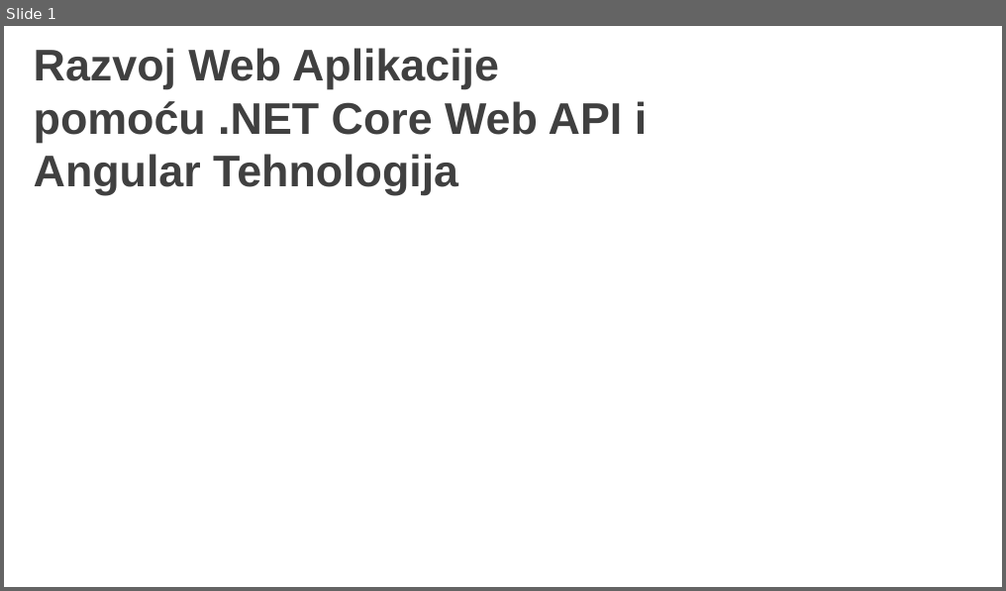
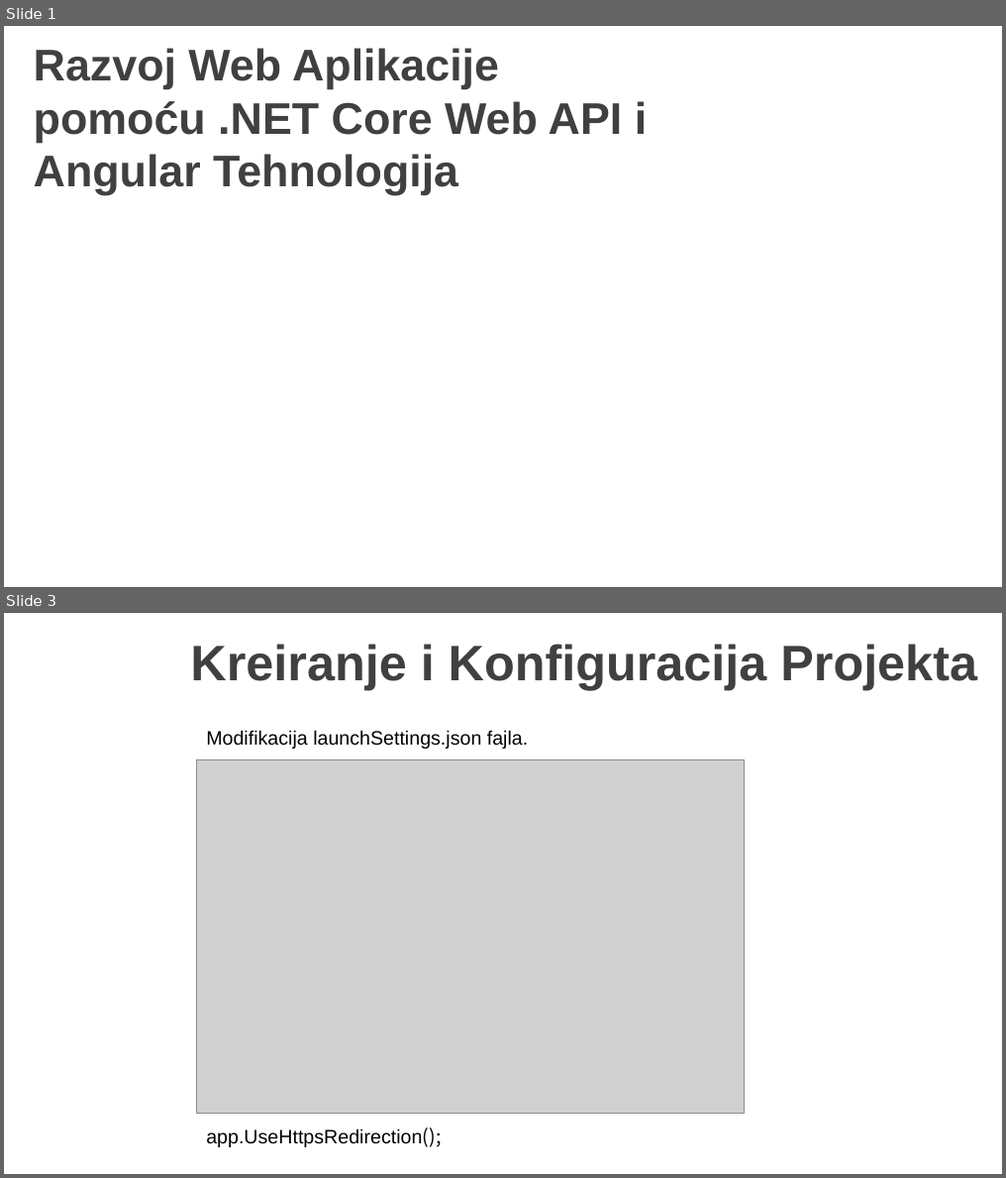
Before and after one commit to MarinkoSpasojevic/predavanje-netcore-angular, a slide deck: .NET Core i Angular Web Dev.pptx. Shown one above the other, each under a label of ours: slide 1 before the commit, slides 1 and 3 after it; the slides between them are not shown. The pictures are 1006x591 and 1006x1178 pixels, drawn with LibreOffice and Linux fonts; fonts in the diff are those of the drawing; grey boxes stand for pictures; background and template pictures are left out. Boxes give left, top, right and bottom in pixels: in the first picture for what was removed or moved away, otherwise in the second. Text is boxed around its words. In the diff, an @@ line names an element or a change of style, - is before the commit and + after.

```diff
--- a/.NET Core i Angular Web Dev.pptx
+++ b/.NET Core i Angular Web Dev.pptx
@@ slide 3 added at (x1=4, y1=613, x2=1002, y2=1174), background picture (left out) @@
@@ title added at (x1=190, y1=644, x2=977, y2=690), 36 pt, text #404040, bold @@
+Kreiranje i Konfiguracija Projekta
@@ text added at (x1=206, y1=730, x2=528, y2=749), 14 pt, text #000000 @@
+Modifikacija launchSettings.json fajla.
@@ picture added at (x1=197, y1=760, x2=745, y2=1113) @@
@@ text added at (x1=206, y1=1128, x2=441, y2=1148), 14 pt, text #000000 @@
+app.UseHttpsRedirection();
```
Also in this commit, not shown: 1 slide changed, 13 other files.
